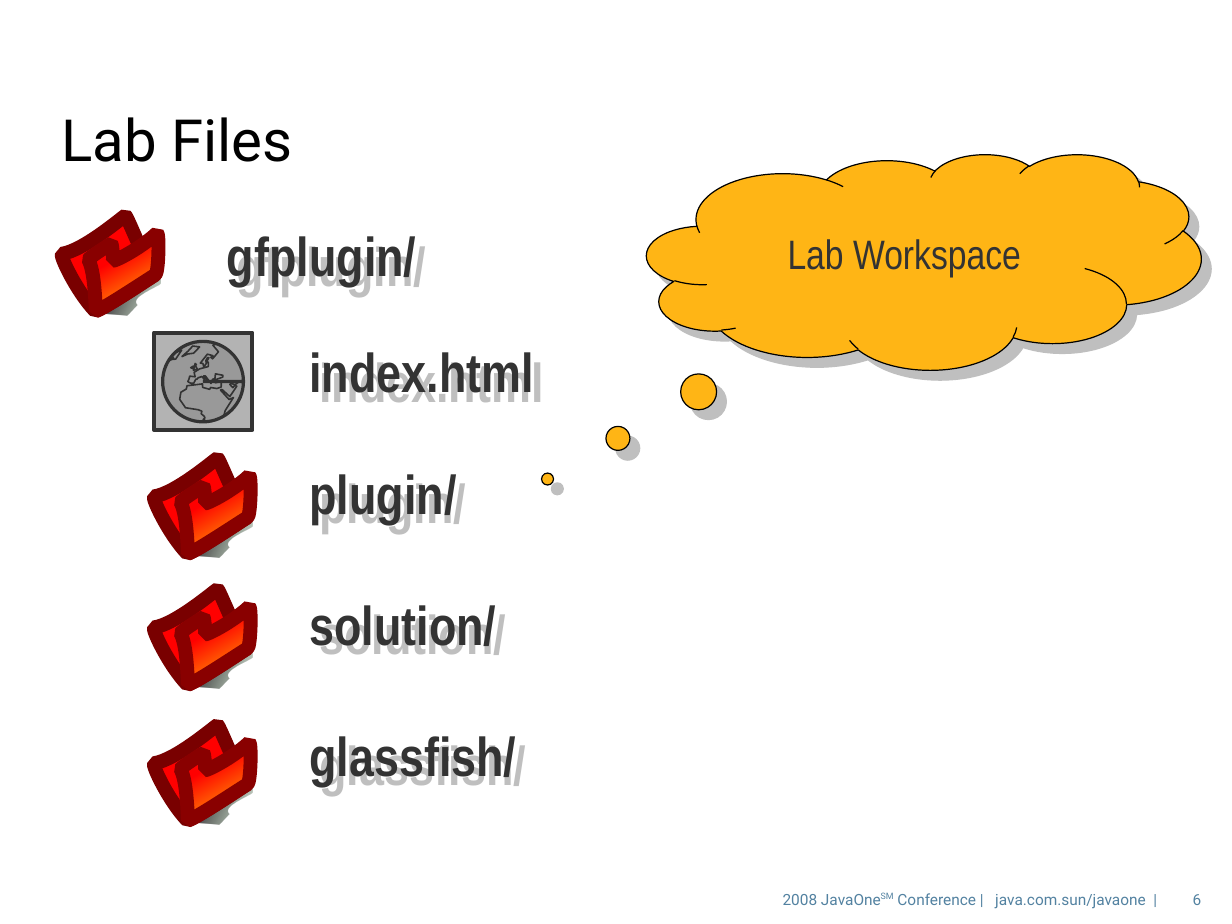
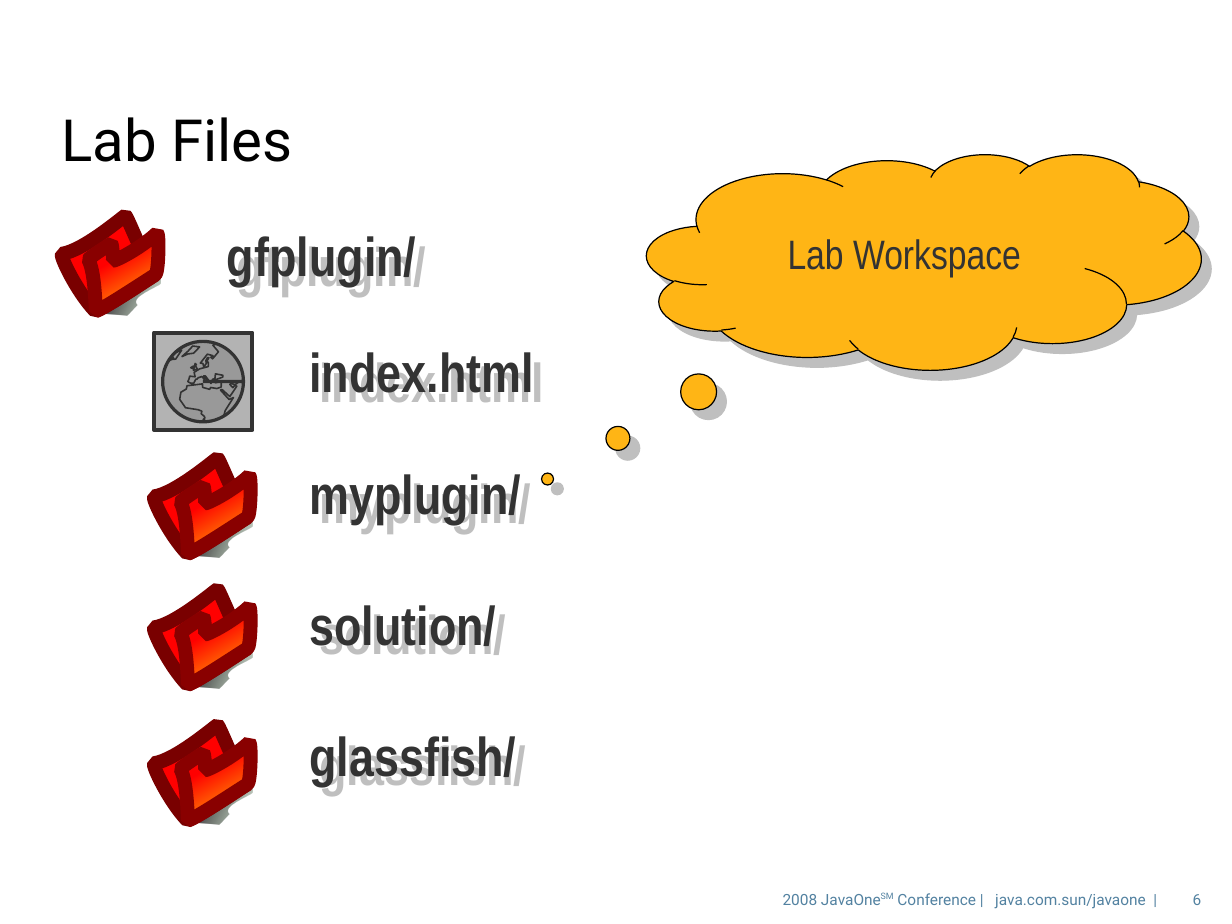
Before and after one commit to javaee/glassfish, a slide deck: slide 6 of v3/admingui/j1plugin/gfplugin/4520_gfplugin.odp. Drawn at 1232x924 pixels with LibreOffice and Linux fonts; fonts in the diff are those of the drawing; background and template pictures are left out. Boxes give left, top, right and bottom in pixels: in the first picture for what was removed or moved away, otherwise in the second. Text is boxed around its words. In the diff, an @@ line names an element or a change of style, - is before the commit and + after.

```diff
--- a/v3/admingui/j1plugin/gfplugin/4520_gfplugin.odp
+++ b/v3/admingui/j1plugin/gfplugin/4520_gfplugin.odp
@@ text at [309,470,521,524]: text changed @@
-plugin/
+myplugin/
```
Also in this commit, not shown: 12 other slides changed, 3 other files.
